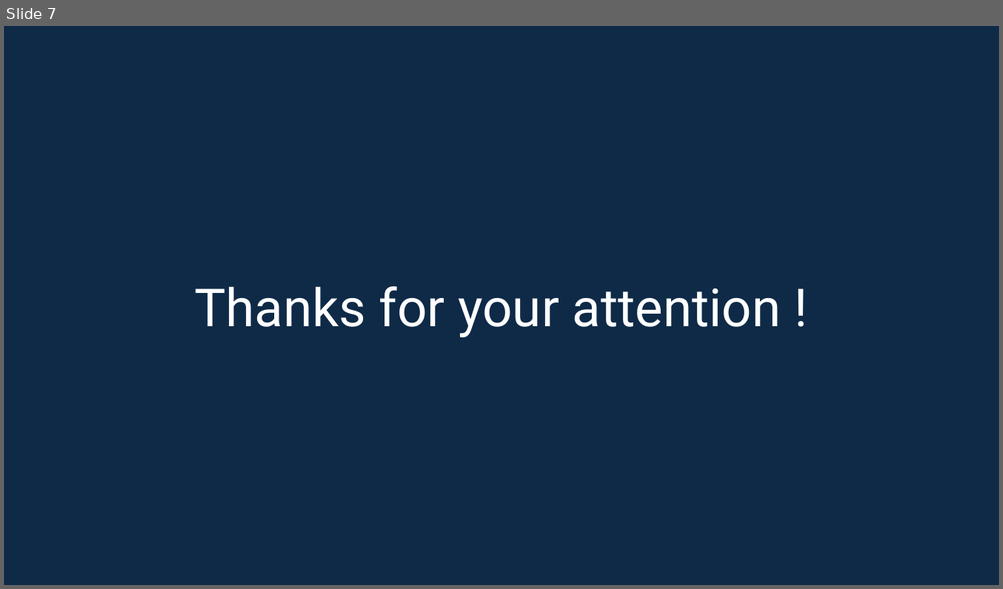
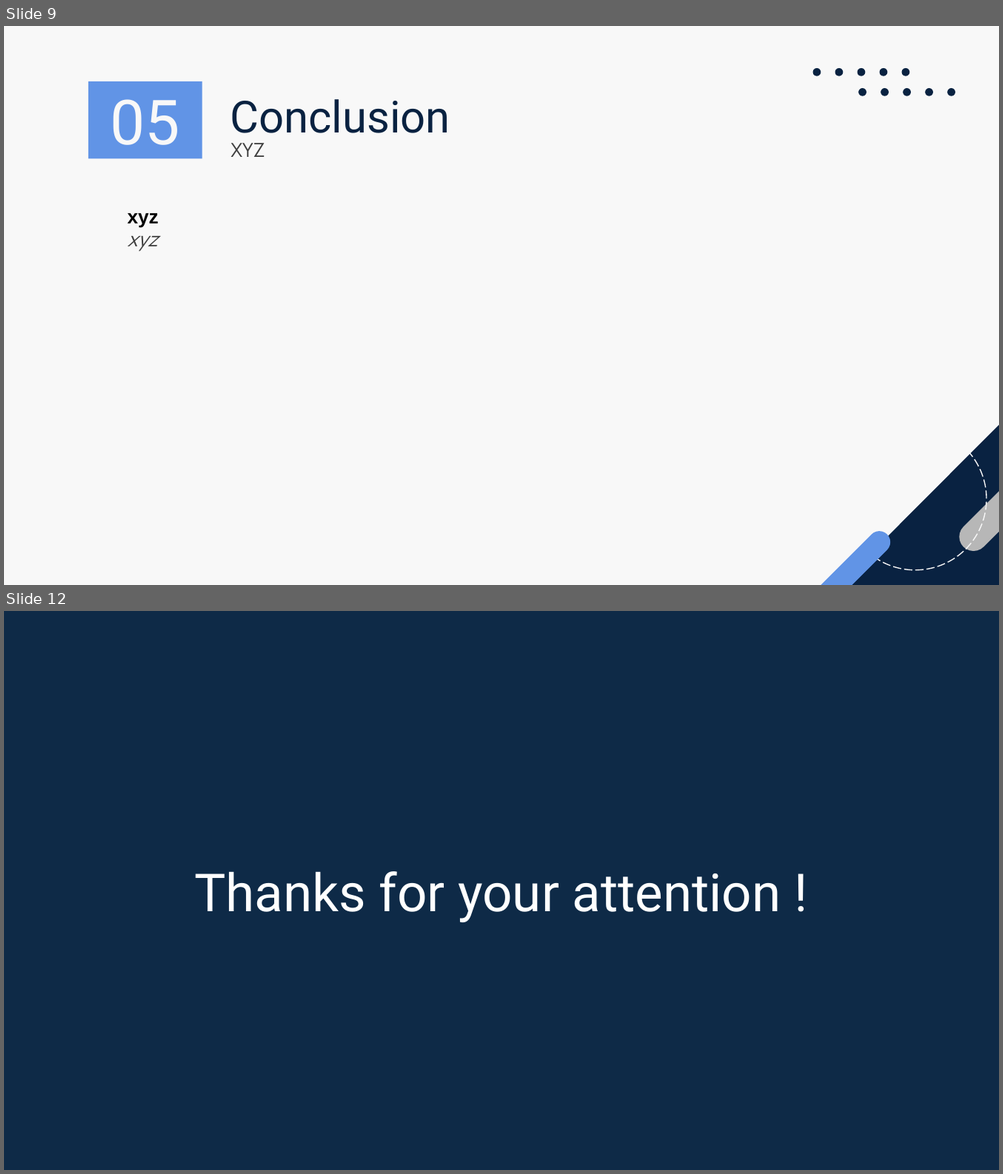
Before and after one commit to Hoferlukaslh/ScholarLog, a slide deck: Documentation/LHO - M5 - Présentation.pptx. Shown one above the other, each under a label of ours: slide 7 before the commit, slides 9 and 12 after it; the slides between them are not shown. The pictures are 1003x589 and 1003x1174 pixels, drawn with LibreOffice and Linux fonts; fonts in the diff are those of the drawing. Boxes give left, top, right and bottom in pixels: in the first picture for what was removed or moved away, otherwise in the second. Text is boxed around its words. In the diff, an @@ line names an element or a change of style, - is before the commit and + after.

```diff
--- a/Documentation/LHO - M5 - Présentation.pptx
+++ b/Documentation/LHO - M5 - Présentation.pptx
@@ slide 9 added at box(4, 26, 999, 585), background #F8F8F8 @@
@@ rectangle added at box(88, 82, 202, 159), fill #6194E6, 45 pt, text #F8F8F8 @@
+05
@@ title added at box(230, 99, 450, 144), 32 pt, text #092241 @@
+Conclusion
@@ text added at box(230, 143, 264, 157), 14 pt, text #3E3E3E @@
+XYZ
@@ text added at box(128, 213, 159, 252), 14 pt, text #000000, bold @@
+xyz
+xyz
@@ group added at box(794, 67, 999, 585): 11 ellipses, 2 rounded rectangles, 1 right triangle @@
@@ what was slide 7 is now slide 12 @@
```
Also in this commit, not shown: 5 slides changed, 5 other slides added, 1 slide removed, 2 other files.
